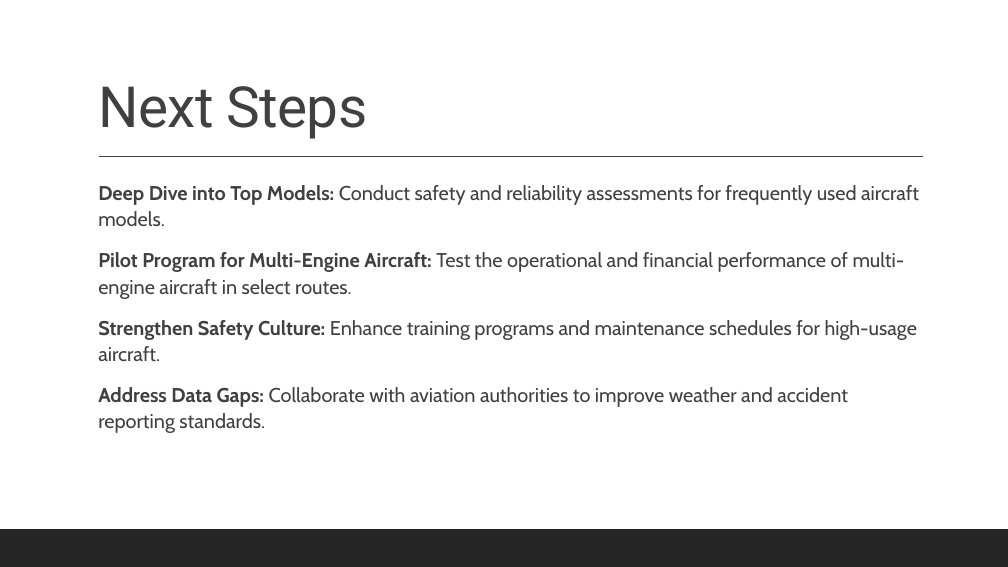
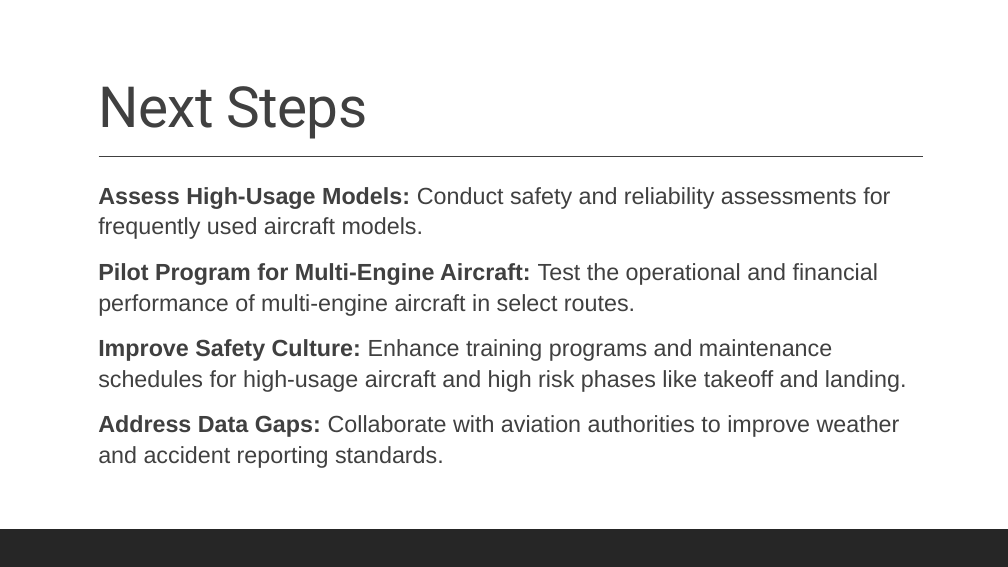
Before and after one commit to Lydia-byte-rgb/Phase-1-Project_Lydia, a slide deck: slide 14 of Phase_1_Project Slides.pptx (slide 13 before the commit). Drawn at 1008x567 pixels with LibreOffice and Linux fonts; fonts in the diff are those of the drawing. Boxes give left, top, right and bottom in pixels: in the first picture for what was removed or moved away, otherwise in the second. Text is boxed around its words. In the diff, an @@ line names an element or a change of style, - is before the commit and + after.

```diff
--- a/Phase_1_Project Slides.pptx
+++ b/Phase_1_Project Slides.pptx
@@ text at <box>98,187,890,239</box>: text changed; size 19 to 22.2 pt; font Cabin to Arial @@
-  Deep Dive into Top Models: Conduct safety and reliability assessments for frequently used aircraft models.
+  Assess High-Usage Models: Conduct safety and reliability assessments for frequently used aircraft models.
@@ text at <box>98,263,900,468</box>: size 19 to 22.2 pt, font Cabin to Arial in "Pilot Program for Multi-Engine Aircraft: Test the ...", "Address Data Gaps: Collaborate with aviation authorities ..." @@
@@ text at <box>98,339,907,392</box>: text changed; size 19 to 22.2 pt; font Cabin to Arial @@
-  Strengthen Safety Culture: Enhance training programs and maintenance schedules for high-usage aircraft.
+  Improve Safety Culture: Enhance training programs and maintenance schedules for high-usage aircraft and high risk phases like takeoff and landing.
```
Also in this commit, not shown: 9 other slides changed, 1 slide added, 5 other files.
